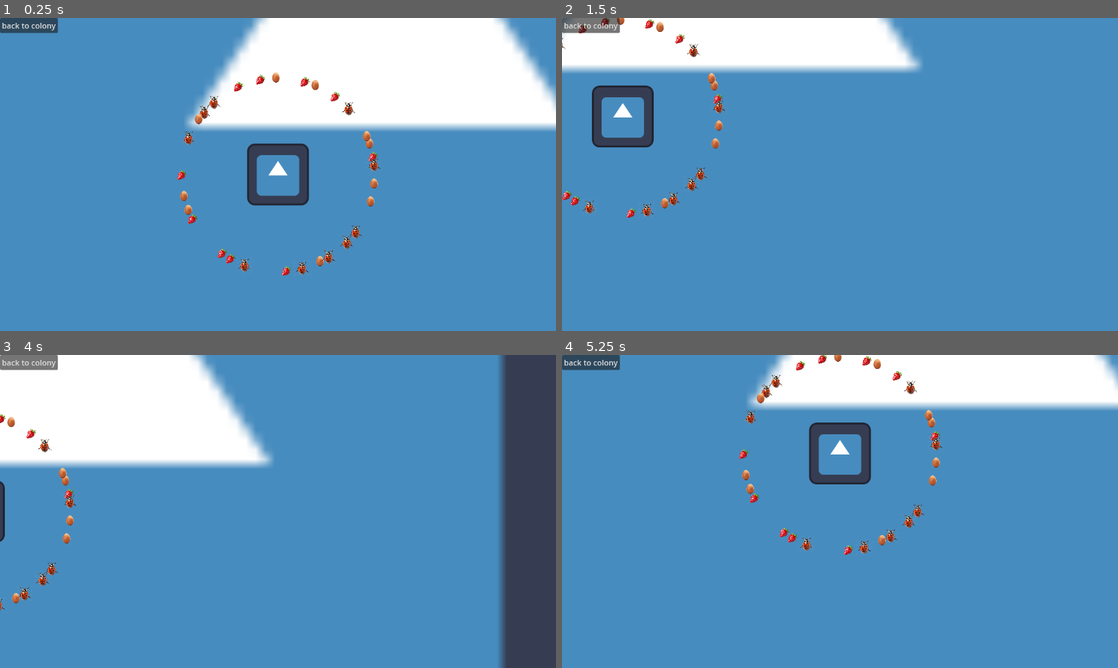
Above: before the commit, frames 1-4 (two rows, left to right).
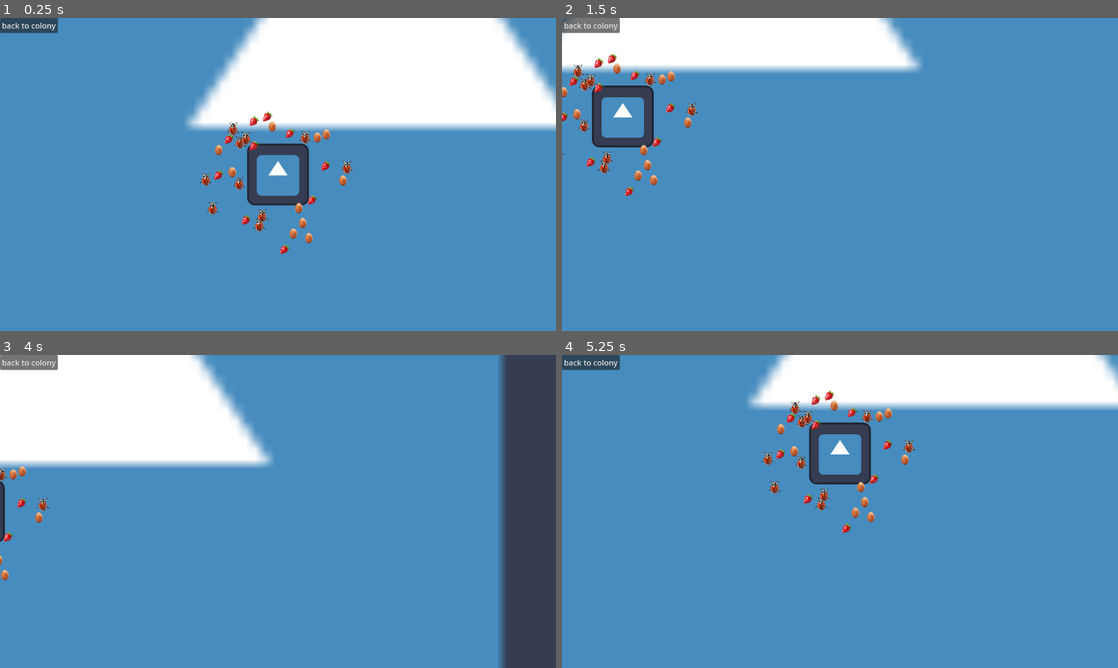
Above: after the commit, the same moments.

Repository: BongHead/GameJam2026
Game: Godot game, scene res://World.tscn
The game is run twice, just before and just after one commit, with the same random seed, the same clock (stepped at 60 frames per second) and the same inputs. The engine's default icon, where the game draws it, is replaced by a stand-in: a white triangle on a blue panel in a dark square.
Inputs (mouse positions are in pixels of both pictures, inside the frame that each line leads up to):
- Up to frame 1 (0.25 s): no input
- Up to frame 2 (1.5 s): tap Enter at 0.5 s; move the mouse to (962, 158) at 0.52 s; hold D (right) 0.53-1.28 s; click (962, 158) at 0.67 s; move the mouse to (728, 190) at 1.27 s; hold S (down) from 1.28 s (still down); click (728, 190) at 1.42 s
- Up to frame 3 (4 s): move the mouse to (333, 442) at 2.02 s; release S (down) at 2.03 s; hold D (right) 2.03-2.78 s; click (333, 442) at 2.17 s; move the mouse to (250, 574) at 2.77 s; hold W (up) 2.78-3.53 s; click (250, 574) at 2.92 s; move the mouse to (444, 558) at 3.52 s; hold A (left) from 3.53 s (still down); click (444, 558) at 3.67 s
- Up to frame 4 (5.25 s): move the mouse to (673, 464) at 4.27 s; click (673, 464) at 4.42 s; move the mouse to (867, 511) at 5.02 s; release A (left) at 5.03 s; hold S (down) from 5.03 s (still down); click (867, 511) at 5.17 s

The runs differ from the first frame. In frame 1, 2.5% of the frame differs, in the area x 31-69%, y 17-83%; in frame 2, 2.0%; in frame 3, 0.9%; in frame 4, 2.4%.

Commit message:
feature: dragging camera

Diff:
--- a/gamejam2026/camera_2d.gd
+++ b/gamejam2026/camera_2d.gd
@@ -1,18 +1,26 @@
 extends Camera2D
-
 
 # Called when the node enters the scene tree for the first time.
 func _ready() -> void:
 	pass
-
-
 var speed = 10
-
+var _is_pressed = false
 # Called every frame. 'delta' is the elapsed time since the previous frame.
 func _process(delta: float) -> void:
 	var input_direction = Input.get_vector("left", "right", "up", "down")
 	position += input_direction * speed
 
 
+func _input(mouse_event:InputEvent)->void:
+	if mouse_event is InputEventMouseMotion and _is_pressed:
+		global_position -= mouse_event.relative
+	if mouse_event is InputEventMouseButton:
+		if mouse_event.button_index == MOUSE_BUTTON_LEFT:
+			_is_pressed = mouse_event.pressed
+		#if mouse_event.button_index == MOUSE_BUTTON_WHEEL_UP:
+		#	camera.zoom.x -= 0.25
+		#if mouse_event.button_index == MOUSE_BUTTON_WHEEL_DOWN:
+		#	$Camera2D.zoom.x += 0.25
+
 func _on_back_to_colony_pressed() -> void:
 	position = Vector2(0, 0)
--- a/gamejam2026/world.gd
+++ b/gamejam2026/world.gd
@@ -17,7 +17,7 @@
 	var food =[fruit_node,insect_node,worms_eggs_node]
 	for thing in food:
 		for x in range(5):
-			place_resources_on_map(200,200,thing)
+			place_resources_on_map(78,156,thing)
 
 	#lets think about this, let generate a fix amount of
 	#resources of the same tier at the beguinning, so i must tier
@@ -33,8 +33,8 @@
 	add_child(to_be_placed)
 
 func is_valid_position(pos: Vector2)->bool:
-	for enemy in get_tree().get_nodes_in_group("existing_resources"):
-		if enemy.global_position.distance_to(pos) < 15:
+	for x in get_tree().get_nodes_in_group("existing_resources"):
+		if x.global_position.distance_to(pos) < 15:
 			return false
 	return true
 
